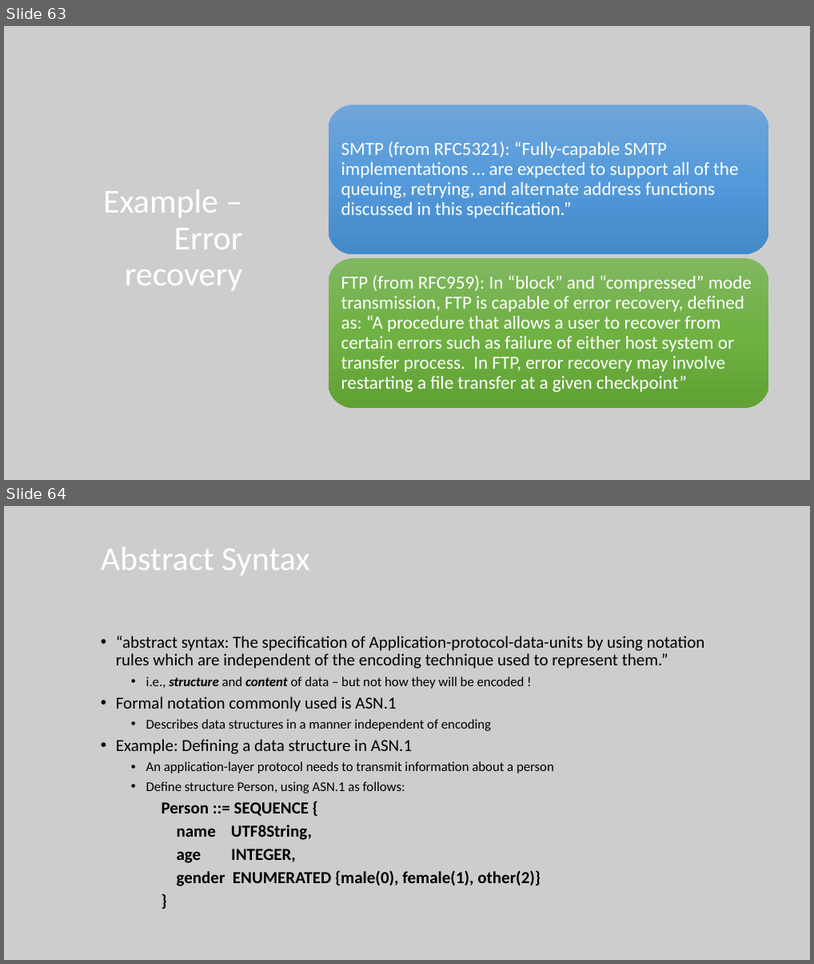
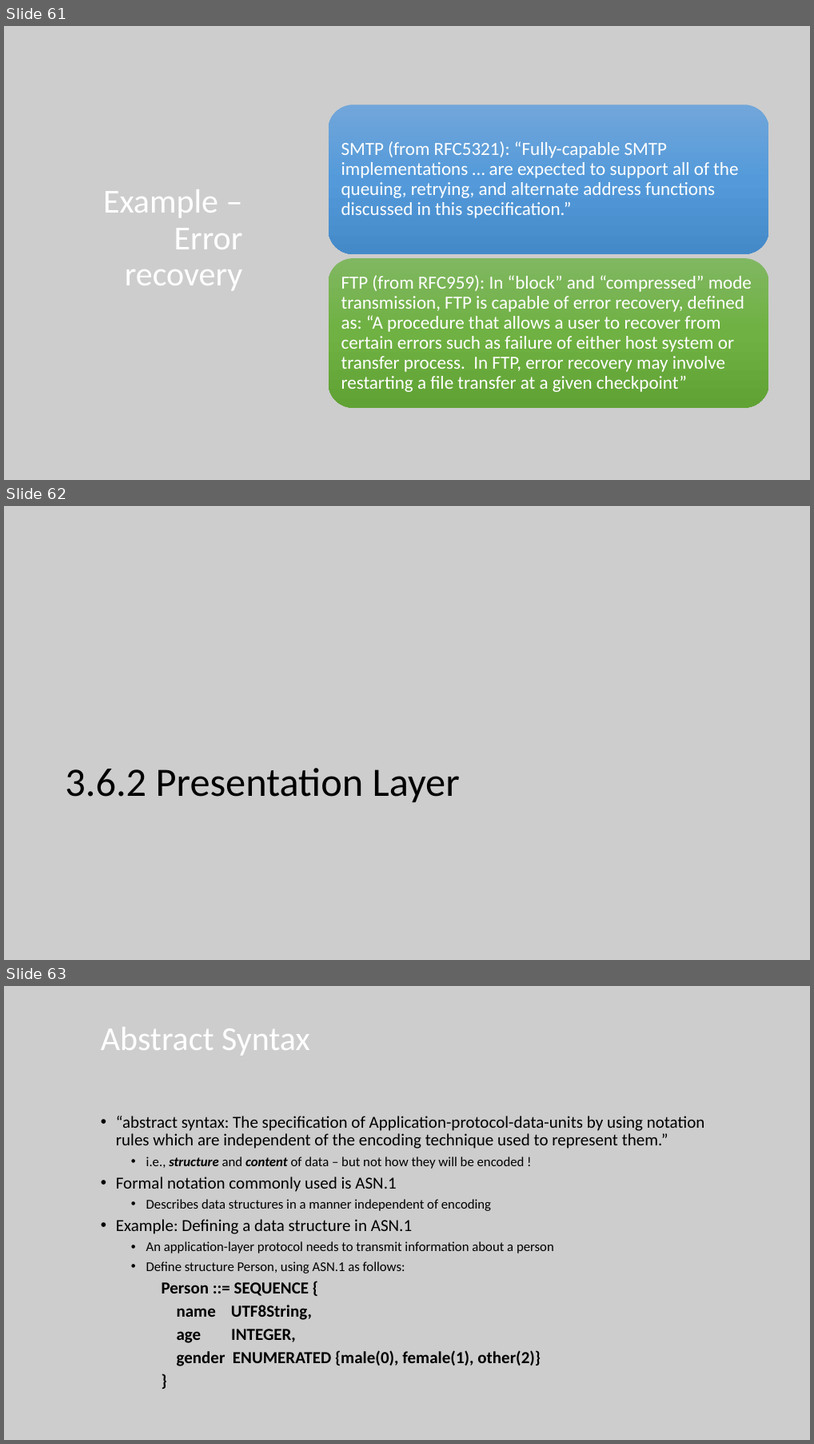
Before and after one commit to lukacassar/hw, a slide deck: CCE2414/1. Networking Foundations.pptx. Shown one above the other, each under a label of ours: slides 63 and 64 before the commit, slides 61, 62 and 63 after it. The pictures are 814x964 and 814x1444 pixels, drawn with LibreOffice and Linux fonts; fonts in the diff are those of the drawing. Boxes give left, top, right and bottom in pixels: in the first picture for what was removed or moved away, otherwise in the second. Text is boxed around its words. In the diff, an @@ line names an element or a change of style, - is before the commit and + after.

```diff
--- a/CCE2414/1. Networking Foundations.pptx
+++ b/CCE2414/1. Networking Foundations.pptx
@@ slide 62 added at <box>4,506,810,960</box>, background #CDCDCD @@
@@ title added at <box>65,768,460,802</box>, 48 pt, text #000000 @@
+3.6.2 Presentation Layer
@@ what was slide 63 is now slide 61 @@
@@ what was slide 64 is now slide 63 @@
```
Also in this commit, not shown: 11 slides changed, 4 other slides added.
